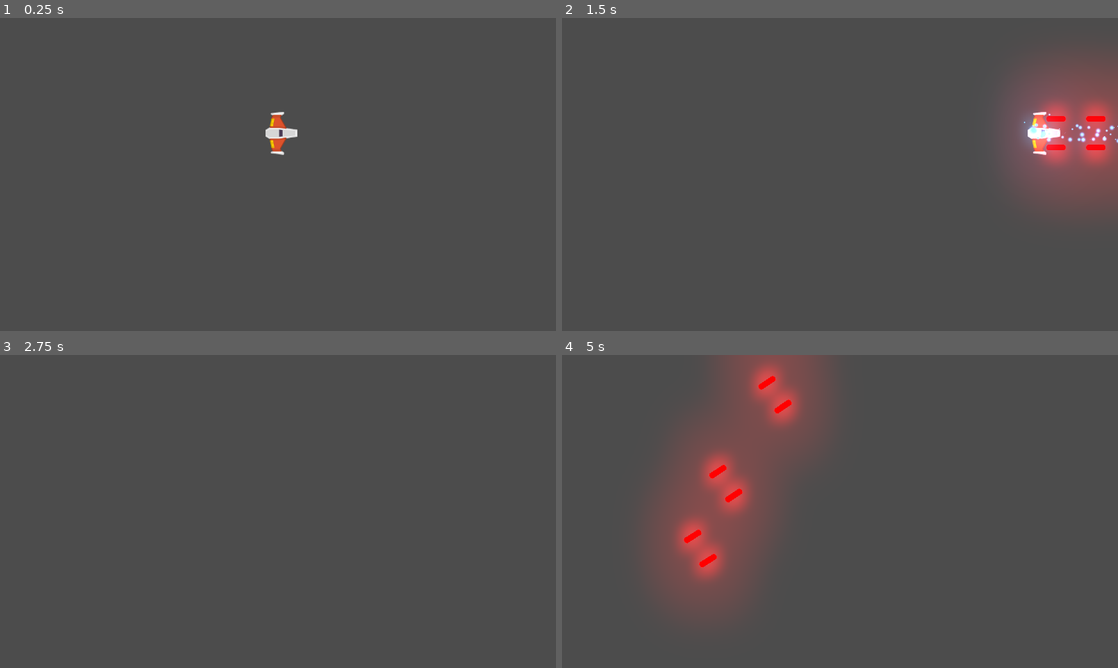
Above: before the commit, frames 1-4 (two rows, left to right).
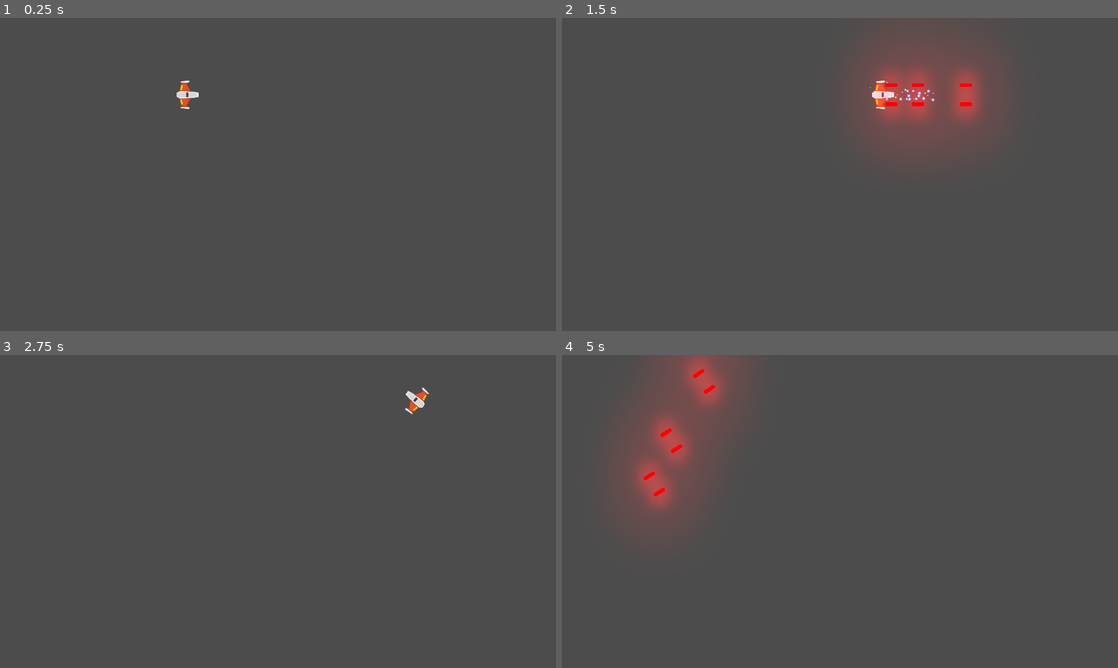
Above: after the commit, the same moments.

Repository: AlanKasi/Juego_Meteoritos
Game: Godot game, scene res://juego/Niveles/NivelTest.tscn
Same seed, same stepped clock (60 frames per second), same inputs: the game is played once before the commit and once after it.
Inputs (mouse positions are in pixels of both pictures, inside the frame that each line leads up to):
- Up to frame 1 (0.25 s): no input
- Up to frame 2 (1.5 s): tap Enter at 0.5 s; move the mouse to (962, 158) at 0.52 s; press the mouse at (962, 158) at 0.53 s; hold W (mov_adelante) 0.53-1.28 s; move the mouse to (728, 190) at 1.27 s; release the mouse at (728, 190) at 1.28 s; hold S (mov_atras) from 1.28 s (still down); right-click (728, 190) at 1.35 s
- Up to frame 3 (2.75 s): move the mouse to (333, 442) at 2.02 s; release S (mov_atras) at 2.03 s; hold W (mov_adelante) from 2.03 s (still down); hold A (rotar_antihorario) from 2.03 s (still down)
- Up to frame 4 (5 s): move the mouse to (812, 574) at 2.77 s; release A (rotar_antihorario) at 2.78 s; tap D (rotar_horario) at 2.85 s; tap Space at 3.5 s; move the mouse to (1006, 558) at 3.52 s; release W (mov_adelante) at 3.53 s; press the mouse at (1006, 558) at 3.53 s; hold S (mov_atras) from 3.53 s (still down); move the mouse to (673, 464) at 4.27 s; release the mouse at (673, 464) at 4.28 s; right-click (673, 464) at 4.35 s

The runs differ from the first frame. In frame 1, 0.6% of the frame differs, in the area x 31-54%, y 20-44%; in frame 2, 15%; in frame 3, 0.2%; in frame 4, 17%, in the area x 10-48%, y 0-82%.

Commit message:
Creacion Proyectiles Player y Enemigos

Diff:
--- a/juego/Naves/Player/Player.tscn
+++ b/juego/Naves/Player/Player.tscn
@@ -10,6 +10,9 @@
 radius = 37.855
 
 [node name="Player" type="RigidBody2D"]
+z_index = 50
+z_as_relative = false
+collision_mask = 22
 physics_material_override = ExtResource( 2 )
 gravity_scale = 0.0
 can_sleep = false
--- a/juego/Proyectiles/Canion.tscn
+++ b/juego/Proyectiles/Canion.tscn
@@ -1,7 +1,7 @@
 [gd_scene load_steps=4 format=2]
 
 [ext_resource path="res://juego/Proyectiles/Canion.gd" type="Script" id=1]
-[ext_resource path="res://juego/Proyectiles/Proyectil.tscn" type="PackedScene" id=2]
+[ext_resource path="res://juego/Proyectiles/ProyectilPlayer.tscn" type="PackedScene" id=2]
 [ext_resource path="res://juego/Proyectiles/Disparo0.ogg" type="AudioStream" id=3]
 
 [node name="Canion" type="Node2D"]
--- a/juego/Proyectiles/Laser/LaserBeam2D.tscn
+++ b/juego/Proyectiles/Laser/LaserBeam2D.tscn
@@ -61,8 +61,11 @@
 color_ramp = SubResource( 2 )
 
 [node name="LaserBeam2D" type="RayCast2D"]
+z_index = 41
+z_as_relative = false
 enabled = true
 cast_to = Vector2( 0, 0 )
+collision_mask = 6
 script = ExtResource( 1 )
 
 [node name="FillLine2D" type="Line2D" parent="."]
--- a/juego/Proyectiles/Proyectil.tscn
+++ b/juego/Proyectiles/Proyectil.tscn
@@ -1,12 +1,12 @@
-[gd_scene load_steps=4 format=2]
+[gd_scene load_steps=3 format=2]
 
 [ext_resource path="res://juego/Proyectiles/proyectil_player.png" type="Texture" id=1]
 [ext_resource path="res://juego/Proyectiles/Proyectil.gd" type="Script" id=2]
 
-[sub_resource type="RectangleShape2D" id=1]
-extents = Vector2( 23, 7 )
-
 [node name="Proyectil" type="Area2D"]
+z_as_relative = false
+collision_layer = 0
+collision_mask = 0
 script = ExtResource( 2 )
 
 [node name="Sprite" type="Sprite" parent="."]
@@ -16,7 +16,6 @@
 texture = ExtResource( 1 )
 
 [node name="CollisionShape2D" type="CollisionShape2D" parent="."]
-shape = SubResource( 1 )
 
 [node name="VisibilityNotifier2D" type="VisibilityNotifier2D" parent="."]
 scale = Vector2( 1, 0.7 )
--- /dev/null
+++ b/juego/Proyectiles/ProyectilEnemigo.tscn
@@ -0,0 +1,22 @@
+[gd_scene load_steps=4 format=2]
+
+[ext_resource path="res://juego/Proyectiles/Proyectil.tscn" type="PackedScene" id=1]
+[ext_resource path="res://juego/Proyectiles/proyectil_enemigo.png" type="Texture" id=2]
+
+[sub_resource type="CapsuleShape2D" id=1]
+radius = 7.0
+height = 22.0
+
+[node name="ProyectilEnemigo" instance=ExtResource( 1 )]
+z_index = 39
+collision_layer = 16
+collision_mask = 5
+
+[node name="Sprite" parent="." index="0"]
+modulate = Color( 0, 1.3, 0.34, 1 )
+scale = Vector2( 1, 1 )
+texture = ExtResource( 2 )
+
+[node name="CollisionShape2D" parent="." index="1"]
+rotation = 1.5708
+shape = SubResource( 1 )
--- /dev/null
+++ b/juego/Proyectiles/ProyectilPlayer.tscn
@@ -0,0 +1,16 @@
+[gd_scene load_steps=3 format=2]
+
+[ext_resource path="res://juego/Proyectiles/Proyectil.tscn" type="PackedScene" id=1]
+
+[sub_resource type="CapsuleShape2D" id=1]
+radius = 7.0
+height = 32.0
+
+[node name="ProyectilPlayer" instance=ExtResource( 1 )]
+z_index = 40
+collision_layer = 8
+collision_mask = 6
+
+[node name="CollisionShape2D" parent="." index="1"]
+rotation = 1.5708
+shape = SubResource( 1 )
--- a/project.godot
+++ b/project.godot
@@ -46,7 +46,7 @@
 
 config/name="Juego Meteoritos"
 run/main_scene="res://juego/Niveles/NivelTest.tscn"
-config/icon="res://icon.png"
+config/icon="res://player_orange.png"
 
 [autoload]
 
@@ -54,11 +54,12 @@
 
 [display]
 
-window/size/width=1280
-window/size/height=720
+window/size/width=1920
+window/size/height=1080
+window/size/resizable=false
 window/size/always_on_top=true
-window/size/test_width=1024
-window/size/test_height=600
+window/size/test_width=1280
+window/size/test_height=720
 window/stretch/mode="2d"
 window/stretch/aspect="keep"
 
@@ -114,6 +115,14 @@
  ]
 }
 
+[layer_names]
+
+2d_physics/layer_1="player"
+2d_physics/layer_2="enemigo"
+2d_physics/layer_3="meteorito"
+2d_physics/layer_4="proyectil_player"
+2d_physics/layer_5="proyectil_enemigo"
+
 [physics]
 
 common/enable_pause_aware_picking=true
Binary file added: juego/Proyectiles/proyectil_enemigo.png
Not shown, added: juego/Proyectiles/proyectil_enemigo.png.import
Binary file added: player_orange.png
Not shown, added: player_orange.png.import
